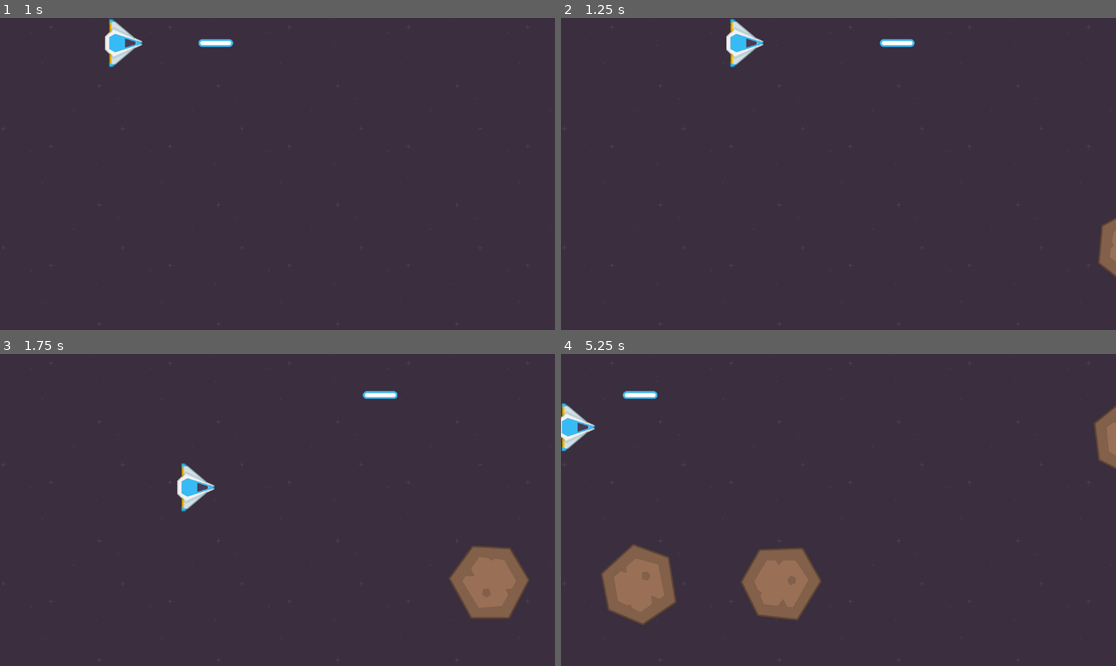
Above: before the commit, frames 1-4 (two rows, left to right).
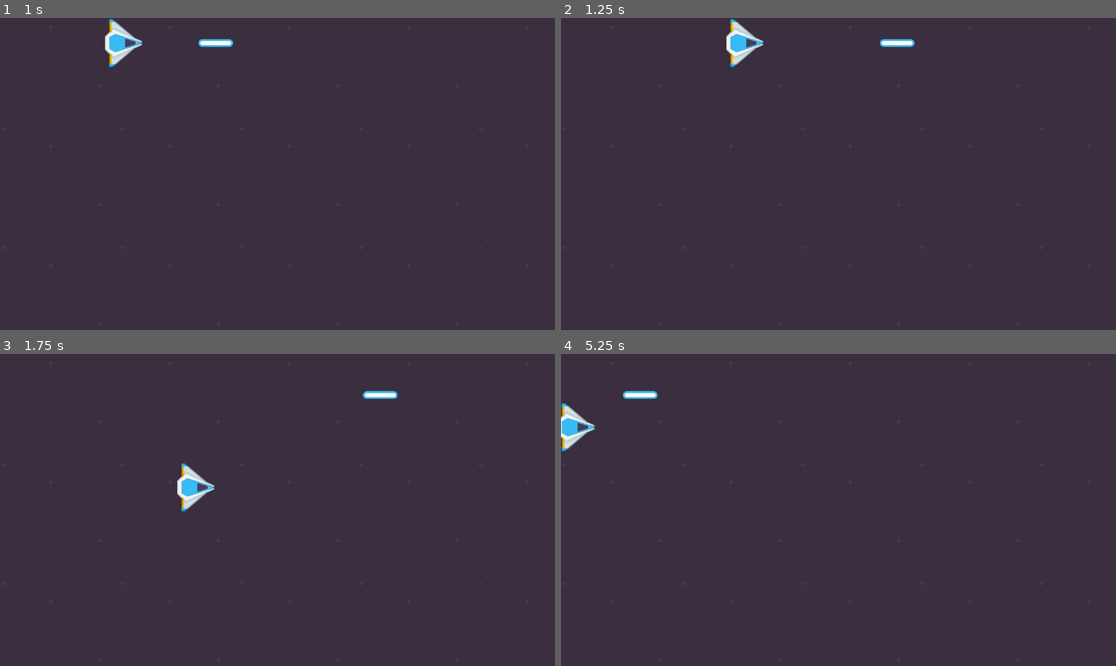
Above: after the commit, the same moments.

Repository: gutierrezArmando/asteroid-shooter
Game: Godot game, scene res://scenes/main/main.tscn
Same seed, same stepped clock (60 frames per second), same inputs: the game is played once before the commit and once after it.
Inputs:
- Up to frame 1 (1 s): tap Enter at 0.5 s; hold Right (move_right) from 0.53 s (still down); tap Space (shoot) at 0.6 s
- Up to frame 2 (1.25 s): keep holding Right (move_right)
- Up to frame 3 (1.75 s): release Right (move_right) at 1.28 s; hold Down (down) from 1.28 s (still down); tap Space (shoot) at 1.35 s
- Up to frame 4 (5.25 s): release Down (down) at 2.03 s; hold Right (move_right) 2.03-2.78 s; tap Space (shoot) every 0.75 s from 2.1 to 5.1 s; hold Up (up) 2.78-3.53 s; hold Left (move_left) 3.53-5.03 s; hold Down (down) from 5.03 s (still down)

Frame 1 is identical in both runs. In frame 2, 0.5% of the frame differs, in the area x 96-100%, y 64-84%; in frame 3, 2.5%; in frame 4, 5.5%, in the area x 7-100%, y 16-87%.

Commit message:
Seccion 14 - 18

Diff:
--- a/scenes/main/asteroide_spawder.gd
+++ b/scenes/main/asteroide_spawder.gd
@@ -1,13 +1,14 @@
 extends Marker2D
 
-@export var big_asteroid_scene: PackedScene
+@export var asteroids: Array[PackedScene]
 
 func add_asteroid():
-	var big_asteroid_instance = big_asteroid_scene.instantiate()
-	var random_y = randf_range(87, 565)
-	add_child(big_asteroid_instance)
-	big_asteroid_instance.global_position.y = random_y
 
+	#var big_asteroid_instance = big_asteroid_scene.instantiate()
+	#var random_y = randf_range(87, 565)
+	#add_child(big_asteroid_instance)
+	#big_asteroid_instance.global_position.y = random_y
+	pass
 
 func _on_timer_timeout() -> void:
 	add_asteroid()
--- a/scenes/main/main.tscn
+++ b/scenes/main/main.tscn
@@ -1,9 +1,11 @@
-[gd_scene load_steps=7 format=3 uid="uid://fqe0tuxenpsk"]
+[gd_scene load_steps=9 format=3 uid="uid://fqe0tuxenpsk"]
 
 [ext_resource type="Texture2D" uid="uid://bvxfc3xffg84o" path="res://assets/sprites/background.png" id="1_0wfyh"]
 [ext_resource type="PackedScene" uid="uid://bk8d45l3atexe" path="res://scenes/asteroids/big_asteroide.tscn" id="2_sugp2"]
 [ext_resource type="PackedScene" uid="uid://xbv13g0ihs3q" path="res://scenes/player/player.tscn" id="3_k2fmo"]
 [ext_resource type="Script" uid="uid://eprame22ndba" path="res://scenes/main/asteroide_spawder.gd" id="3_l3cfh"]
+[ext_resource type="PackedScene" uid="uid://boqrcrb4qlr4j" path="res://scenes/asteroids/medium_asteroid.tscn" id="5_ow5a4"]
+[ext_resource type="PackedScene" uid="uid://chx0nxmyhc8ut" path="res://scenes/asteroids/small_asteroid.tscn" id="6_hujxm"]
 
 [sub_resource type="RectangleShape2D" id="RectangleShape2D_l3cfh"]
 size = Vector2(1170.5, 20)
@@ -50,7 +52,7 @@
 [node name="AsteroideSpawder" type="Marker2D" parent="."]
 position = Vector2(1281, 339)
 script = ExtResource("3_l3cfh")
-big_asteroid_scene = ExtResource("2_sugp2")
+asteroids = Array[PackedScene]([ExtResource("2_sugp2"), ExtResource("5_ow5a4"), ExtResource("6_hujxm")])
 
 [node name="Timer" type="Timer" parent="AsteroideSpawder"]
 autostart = true
